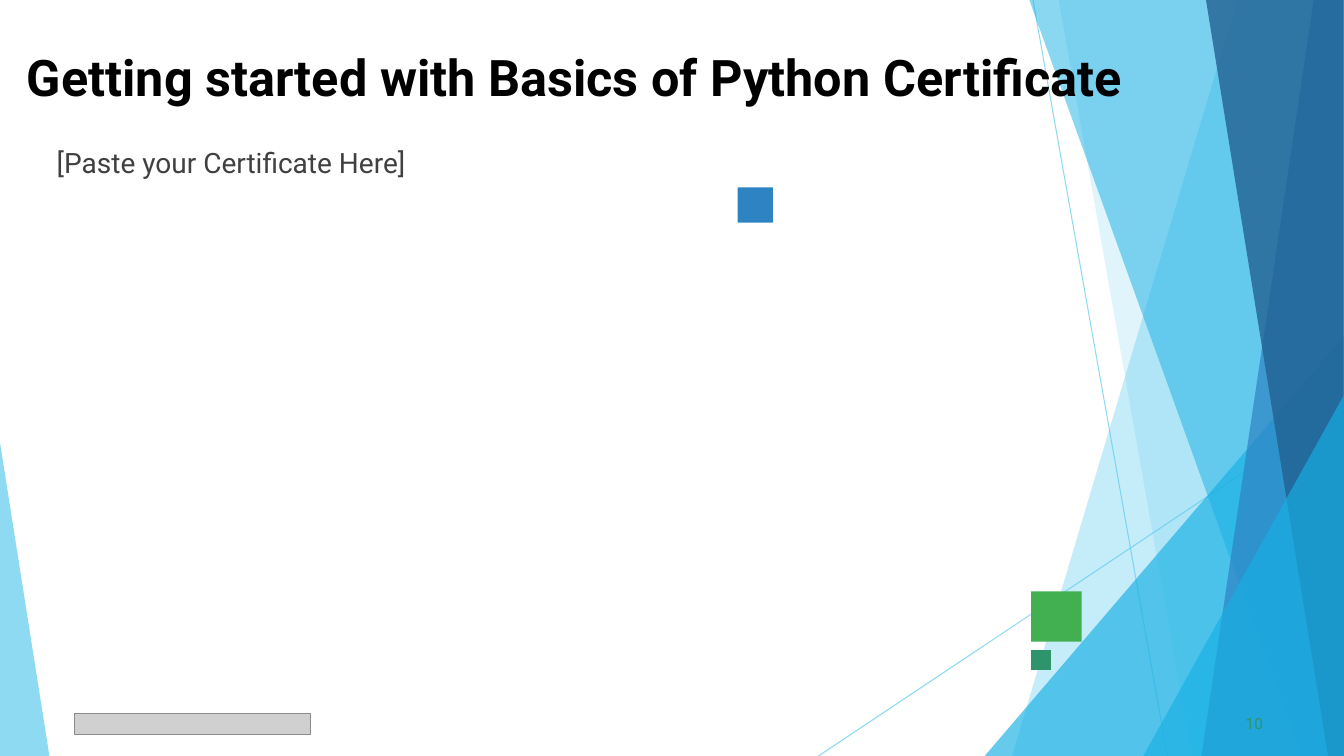
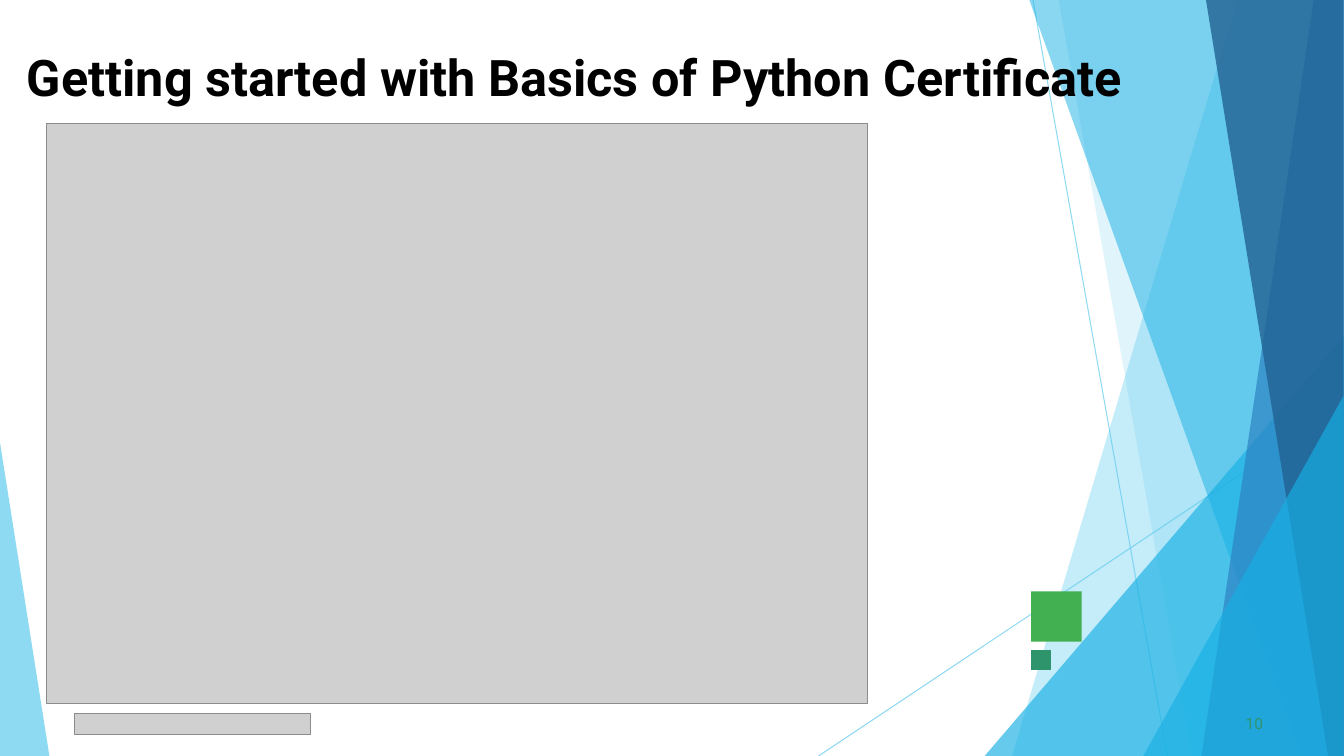
Before and after one commit to sabhansali/VOIS_AICTE_Oct2025_MajorProject_SakshiBhansali, a slide deck: slide 10 of Sakshi_Bhansali_Netflix Data Analysis Project PPT 3.pptx. Drawn at 1344x756 pixels with LibreOffice and Linux fonts; fonts in the diff are those of the drawing; grey boxes stand for pictures. Boxes give left, top, right and bottom in pixels: in the first picture for what was removed or moved away, otherwise in the second. Text is boxed around its words. In the diff, an @@ line names an element or a change of style, - is before the commit and + after.

```diff
--- a/Sakshi_Bhansali_Netflix Data Analysis Project PPT 3.pptx
+++ b/Sakshi_Bhansali_Netflix Data Analysis Project PPT 3.pptx
@@ picture added at (46,123,868,704) @@
@@ text removed at (57,150,405,179) @@
-[Paste your Certificate Here]
@@ rectangle removed at (738,188,773,223) @@
```
Also in this commit, not shown: 11 other slides changed.
